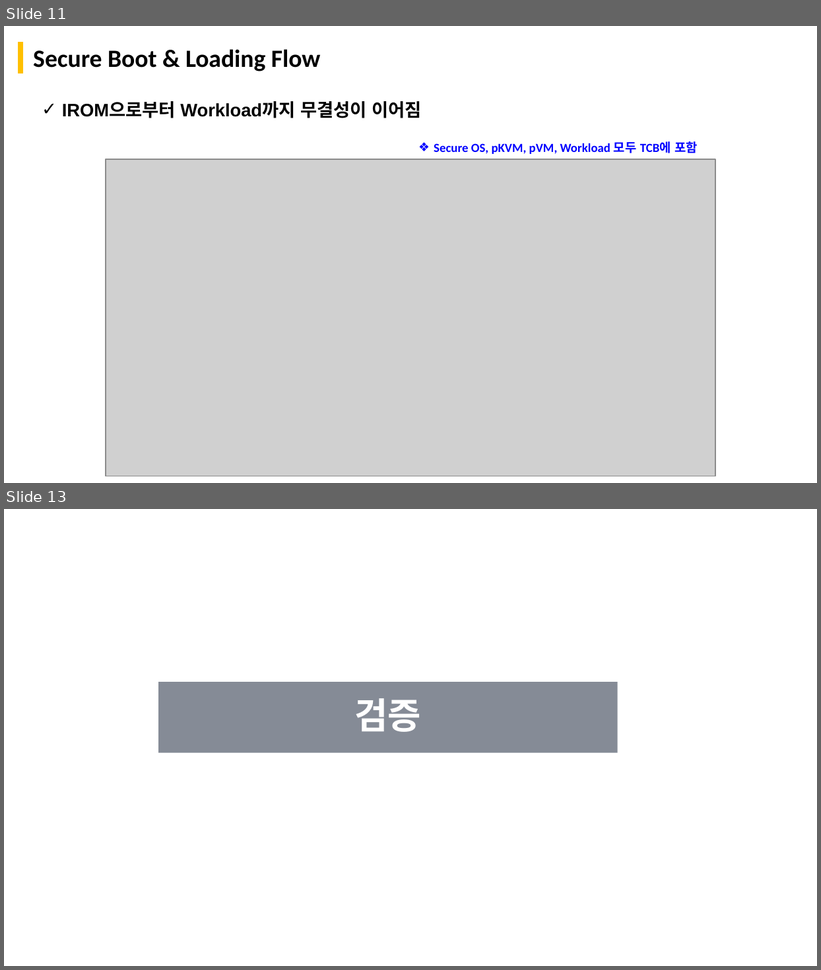
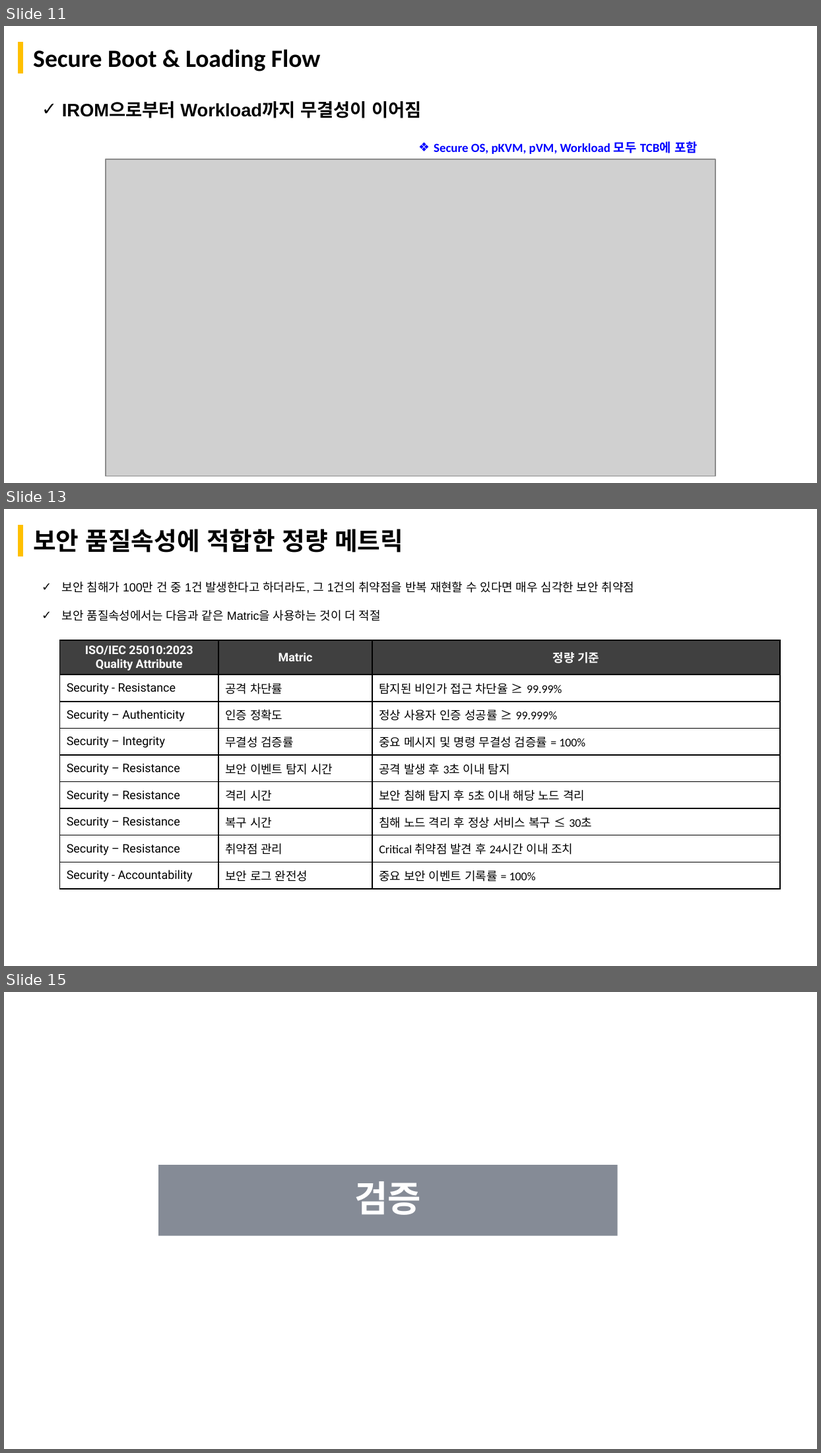
Before and after one commit to boram1288/test-p, a slide deck: ppt/SW_Architect_개인과제_appendix.pptx. Shown one above the other, each under a label of ours: slides 11 and 13 before the commit, slides 11, 13 and 15 after it; the slides between them are not shown. The pictures are 821x970 and 821x1453 pixels, drawn with LibreOffice and Linux fonts; fonts in the diff are those of the drawing; grey boxes stand for pictures; background and template pictures are left out. Boxes give left, top, right and bottom in pixels: in the first picture for what was removed or moved away, otherwise in the second. Text is boxed around its words. In the diff, an @@ line names an element or a change of style, - is before the commit and + after.

```diff
--- a/ppt/SW_Architect_개인과제_appendix.pptx
+++ b/ppt/SW_Architect_개인과제_appendix.pptx
@@ slide 13 added at <box>4,509,817,966</box>, background #FFFFFF; not listed: 1 template element that a slide beside it also shows @@
@@ title added at <box>33,529,403,553</box>, 22 pt, text #000000, bold @@
+보안 품질속성에 적합한 정량 메트릭
@@ text added at <box>62,582,634,621</box>, 10.5 pt, text #000000 @@
+✓ 보안 침해가 100만 건 중 1건 발생한다고 하더라도, 그 1건의 취약점을 반복 재현할 수 있다면 매우 심각한 보안 취약점
+✓ 보안 품질속성에서는 다음과 같은 Matric을 사용하는 것이 더 적절
@@ table added at <box>60,641,781,890</box>, 9 rows, 3 columns @@
+ISO/IEC 25010:2023 / Quality Attribute | Matric | 정량 기준
+Security - Resistance | 공격 차단률 | 탐지된 비인가 접근 차단율 ≥ 99.99%
+Security – Authenticity | 인증 정확도 | 정상 사용자 인증 성공률 ≥ 99.999%
+Security – Integrity | 무결성 검증률 | 중요 메시지 및 명령 무결성 검증률 = 100%
+Security – Resistance | 보안 이벤트 탐지 시간 | 공격 발생 후 3초 이내 탐지
+Security – Resistance | 격리 시간 | 보안 침해 탐지 후 5초 이내 해당 노드 격리
+Security – Resistance | 복구 시간 | 침해 노드 격리 후 정상 서비스 복구 ≤ 30초
+Security – Resistance | 취약점 관리 | Critical 취약점 발견 후 24시간 이내 조치
+Security - Accountability | 보안 로그 완전성 | 중요 보안 이벤트 기록률 = 100%
@@ what was slide 13 is now slide 15 @@
```
Also in this commit, not shown: 2 slides changed, 2 other slides added, 1 slide removed, 19 other files.
